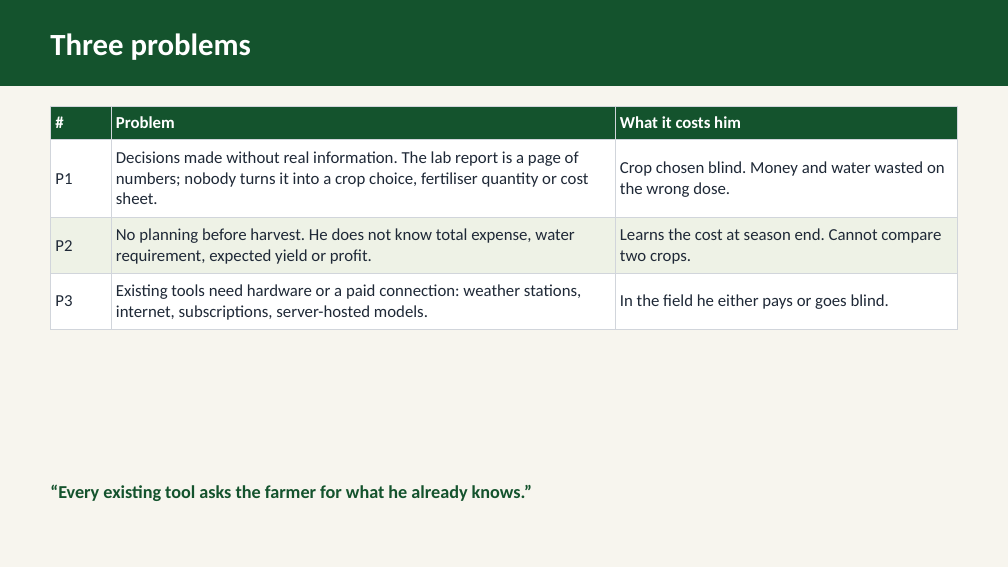
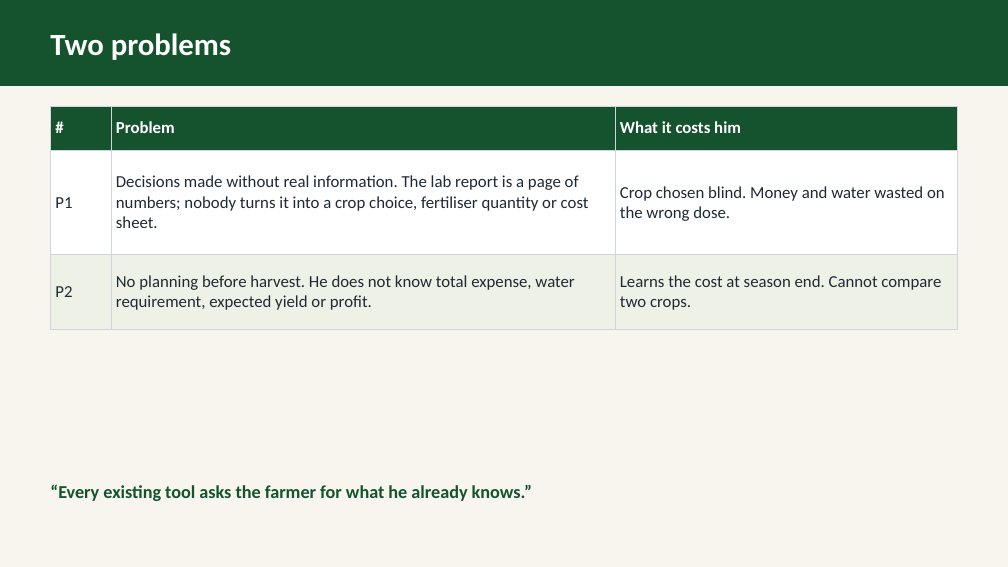
Before and after one commit to abdullahmunir139/my-fyp, a slide deck: slide 4 of deliverables/proposal/ppt/group_2_AgriPulse_Soil-Test_Driven_Farm_Planner.odp. Drawn at 1008x567 pixels with LibreOffice and Linux fonts; fonts in the diff are those of the drawing. Boxes give left, top, right and bottom in pixels: in the first picture for what was removed or moved away, otherwise in the second. Text is boxed around its words. In the diff, an @@ line names an element or a change of style, - is before the commit and + after.

Commit message:
Add new AgriPulse Soil-Test Driven Farm Planner documents in PDF and ODP formats; update existing files

```diff
--- a/deliverables/proposal/ppt/group_2_AgriPulse_Soil-Test_Driven_Farm_Planner.odp
+++ b/deliverables/proposal/ppt/group_2_AgriPulse_Soil-Test_Driven_Farm_Planner.odp
@@ text at (50, 33, 231, 60): text changed @@
-Three problems
+Two problems
@@ table at (50, 106, 958, 329) @@
-row 4: P3 | Existing tools need hardware or a paid connection: weather stations, internet, subscriptions, server-hosted models. | In the field he either pays or goes blind.
```
Also in this commit, not shown: 6 other slides changed, 2 slides added, 7 slides removed, 4 other files.
